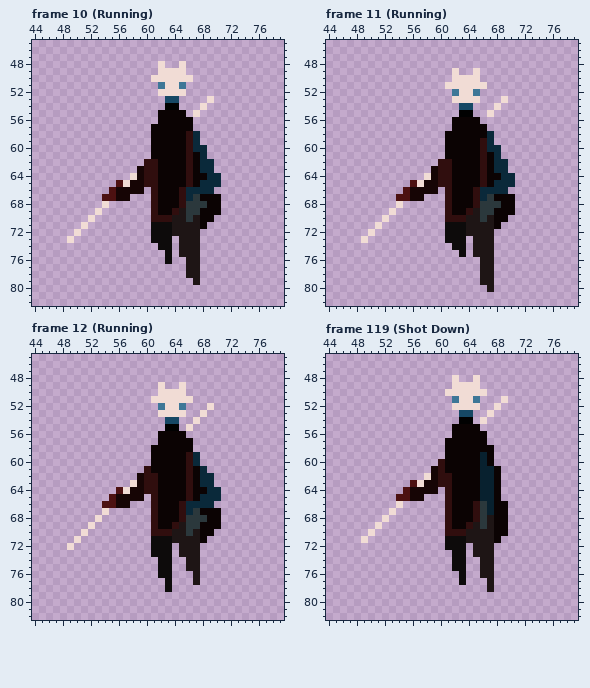
Two versions of one pixel-art file, assets/GrassHops Asset Pack/characters/Sonny/sonny.aseprite. Above is the file before it was changed.
128x128 pixels, 121 frames. Colours within 5 levels of each other are drawn and written as one. Shown: frame 10 (Running): x 44..79, y 45..82; frame 11 (Running): x 44..79, y 45..82; frame 12 (Running): x 44..79, y 45..82; frame 119 (Shot Down): x 44..79, y 45..82. The commit also changed other frames, which this record leaves out.
And afterwards:
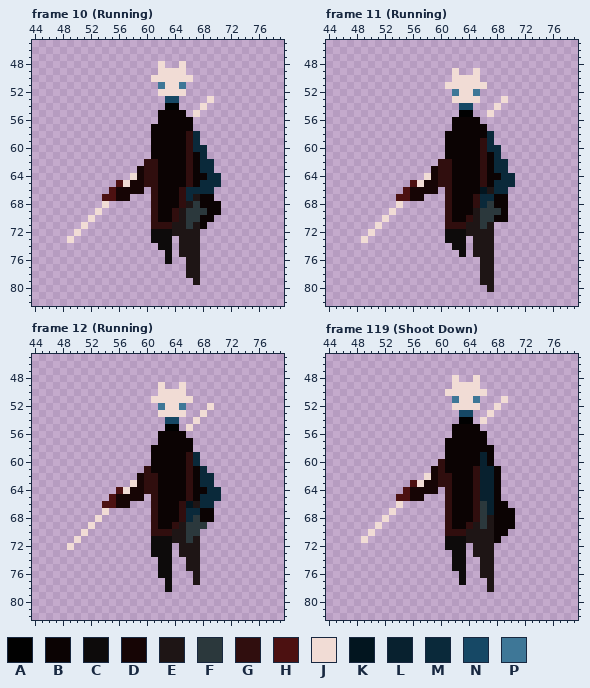
Palette (. is transparent): A #010101  B #0b0303  C #0d0b0b  D #160505  E #1e1515  F #2b383c  G #300e0e  H #4c1111  J #f1dcd5  K #02151f  L #08212f  M #0a293a  N #164865  P #3e7797
Diff:
Changed rows in their new state; - is an unchanged pixel.
Frame 10 (Running), layers "Gun", "Poncho":
first column x 61:
67 ------E--.
68 -----E-B--
69 -------F--
70 -BBG--F---
71 GGG--F----
Frame 11 (Running), layers "Gun", "Poncho", "Left Arm (BLUE)":
first column x 61:
66 ----BKE---
67 ------M--.
68 -----M-B-.
69 ---B---F-.
70 -BBG--F---
71 GGG--F-.--
Frame 12 (Running), layers "Gun", "Poncho", "Left Arm (BLUE)":
first column x 66:
66 KE---
67 -M--.
68 M-B-.
69 --F..
70 -F..-
71 F-.--
Frame 119 (Shoot Down), layer "Poncho":
first column x 65:
61 G-----
62 G-----
63 G-----
64 G-----
65 G-----
67 -----B
68 -----B
69 -----B
